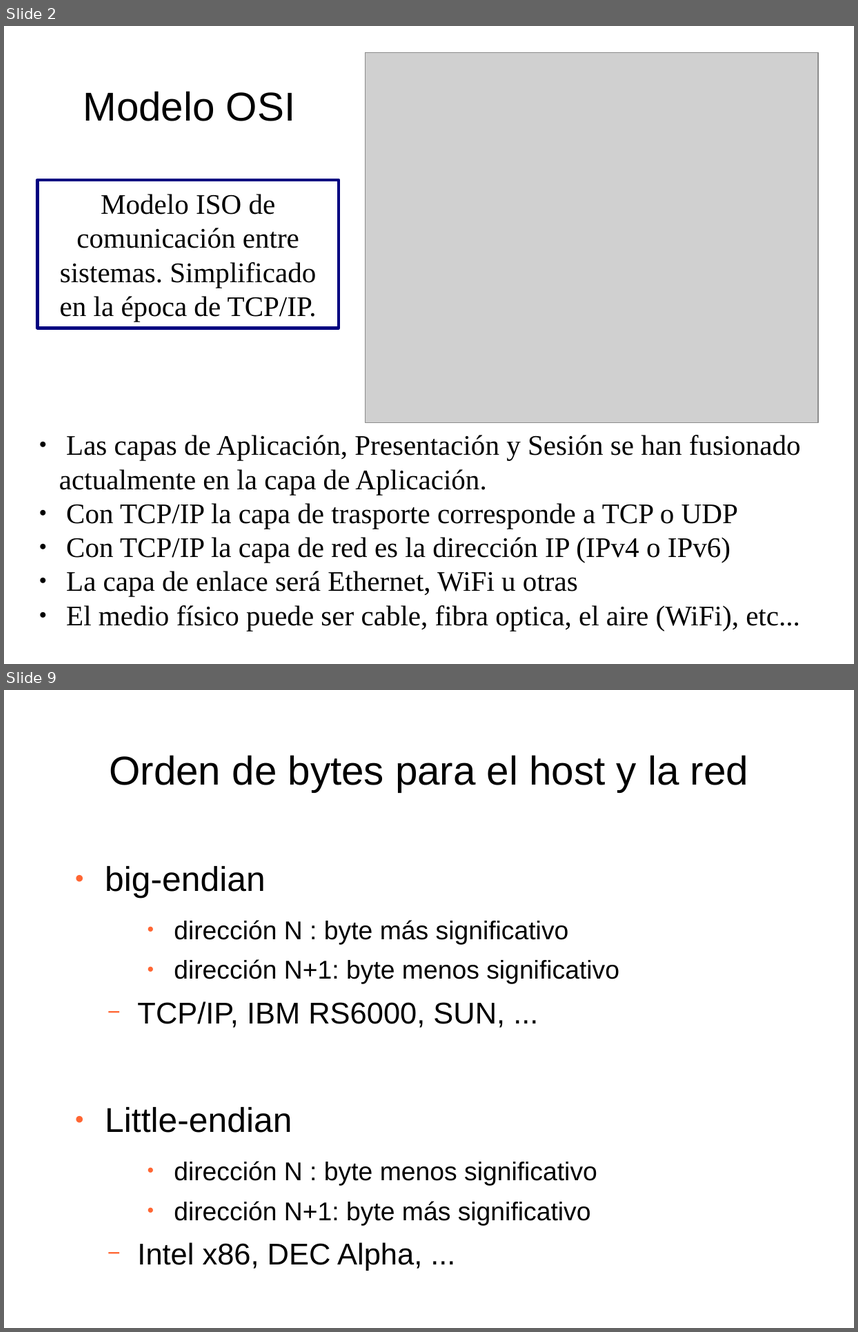
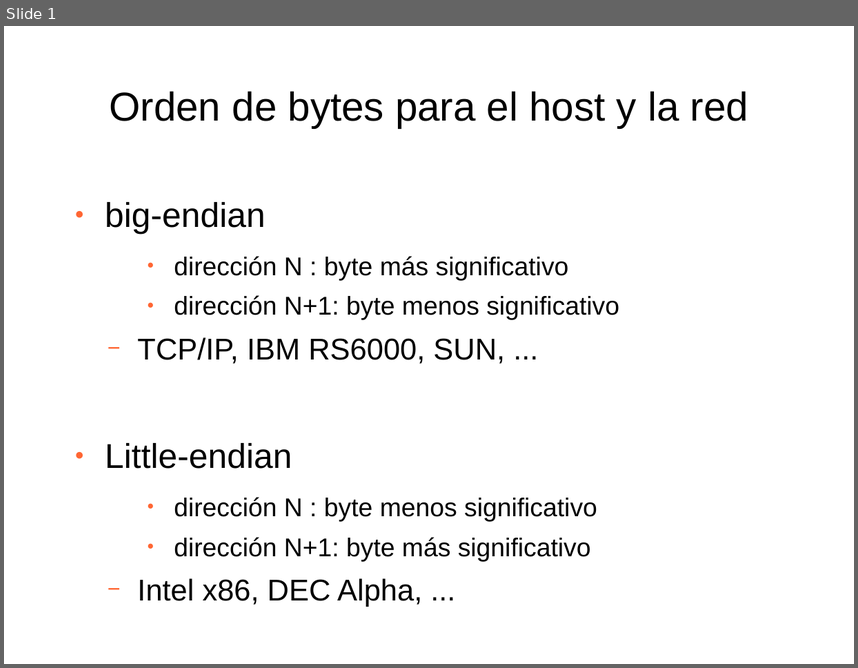
Before and after one commit to ibonelli/info1_presentations, a slide deck: files/clase14/redes_y_sockets.odp. Shown one above the other, each under a label of ours: slides 2 and 9 before the commit, slide 1 after it; the slides between them are not shown. The pictures are 858x1332 and 858x668 pixels, drawn with LibreOffice and Linux fonts; fonts in the diff are those of the drawing; grey boxes stand for pictures. Boxes give left, top, right and bottom in pixels: in the first picture for what was removed or moved away, otherwise in the second. Text is boxed around its words. In the diff, an @@ line names an element or a change of style, - is before the commit and + after.

```diff
--- a/files/clase14/redes_y_sockets.odp
+++ b/files/clase14/redes_y_sockets.odp
@@ slide 2 removed at (x1=4, y1=26, x2=854, y2=664), background #FFFFFF @@
@@ picture removed at (x1=366, y1=52, x2=818, y2=422) @@
@@ title removed at (x1=83, y1=91, x2=295, y2=121) @@
-Modelo OSI
@@ rectangle removed at (x1=37, y1=180, x2=338, y2=328) @@
-Modelo ISO de comunicación entre sistemas. Simplificado en la época de TCP/IP.
@@ text removed at (x1=59, y1=434, x2=801, y2=630) @@
-● Las capas de Aplicación, Presentación y Sesión se han fusionado actualmente en la capa de Aplicación.
-● Con TCP/IP la capa de trasporte corresponde a TCP o UDP
-● Con TCP/IP la capa de red es la dirección IP (IPv4 o IPv6)
-● La capa de enlace será Ethernet, WiFi u otras
-● El medio físico puede ser cable, fibra optica, el aire (WiFi), etc...
@@ what was slide 9 is now slide 1 @@
```
Also in this commit, not shown: 7 other slides removed, 9 other files.
